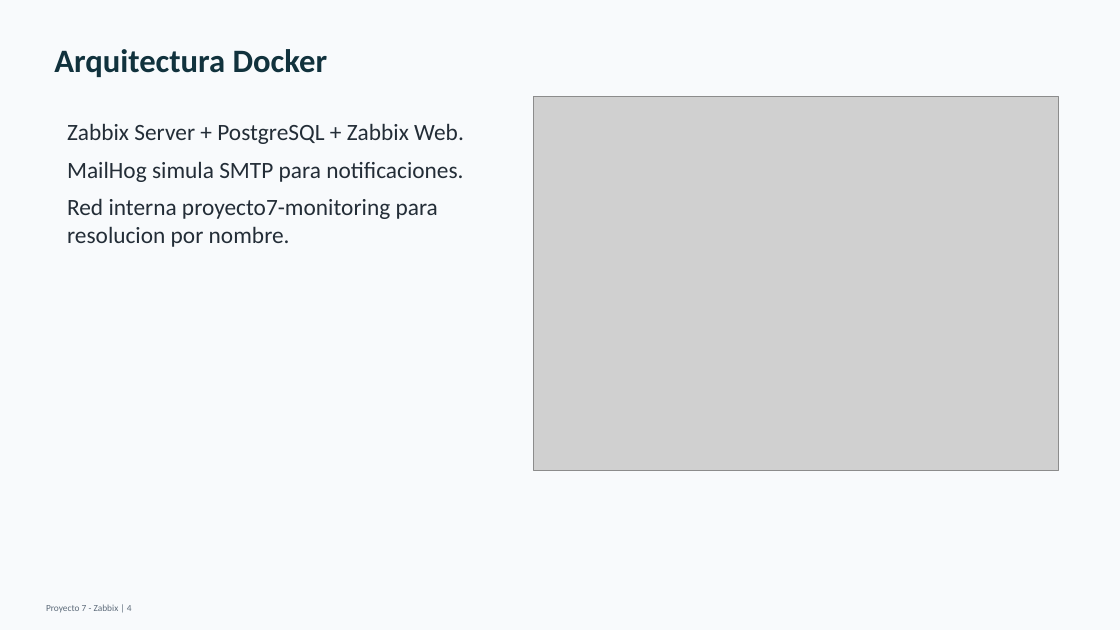
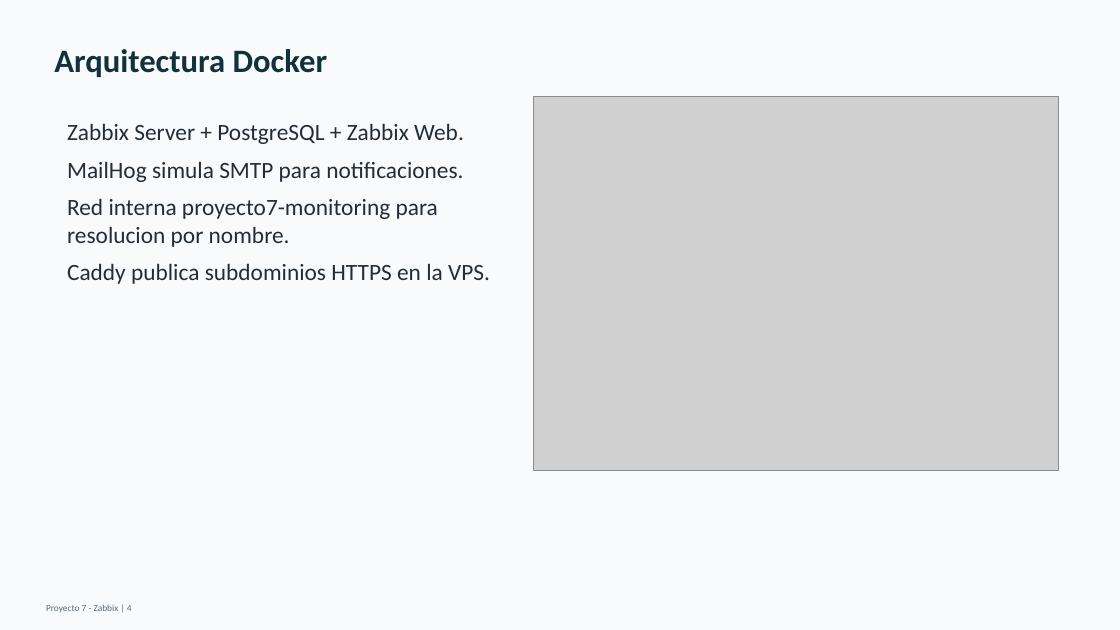
Before and after one commit to ballesterossmartsolutionssas/Proyecto7-Zabbix, a slide deck: slide 4 of entrega-final/Presentacion_Proyecto7_Zabbix.pptx. Drawn at 1120x630 pixels with LibreOffice and Linux fonts; fonts in the diff are those of the drawing; grey boxes stand for pictures. Boxes give left, top, right and bottom in pixels: in the first picture for what was removed or moved away, otherwise in the second. Text is boxed around its words. In the diff, an @@ line names an element or a change of style, - is before the commit and + after.

```diff
--- a/entrega-final/Presentacion_Proyecto7_Zabbix.pptx
+++ b/entrega-final/Presentacion_Proyecto7_Zabbix.pptx
@@ text at box(67, 263, 490, 284): paragraph added @@
+Caddy publica subdominios HTTPS en la VPS.
```
Also in this commit, not shown: 8 other slides changed, 2 slides added, 11 other files.
